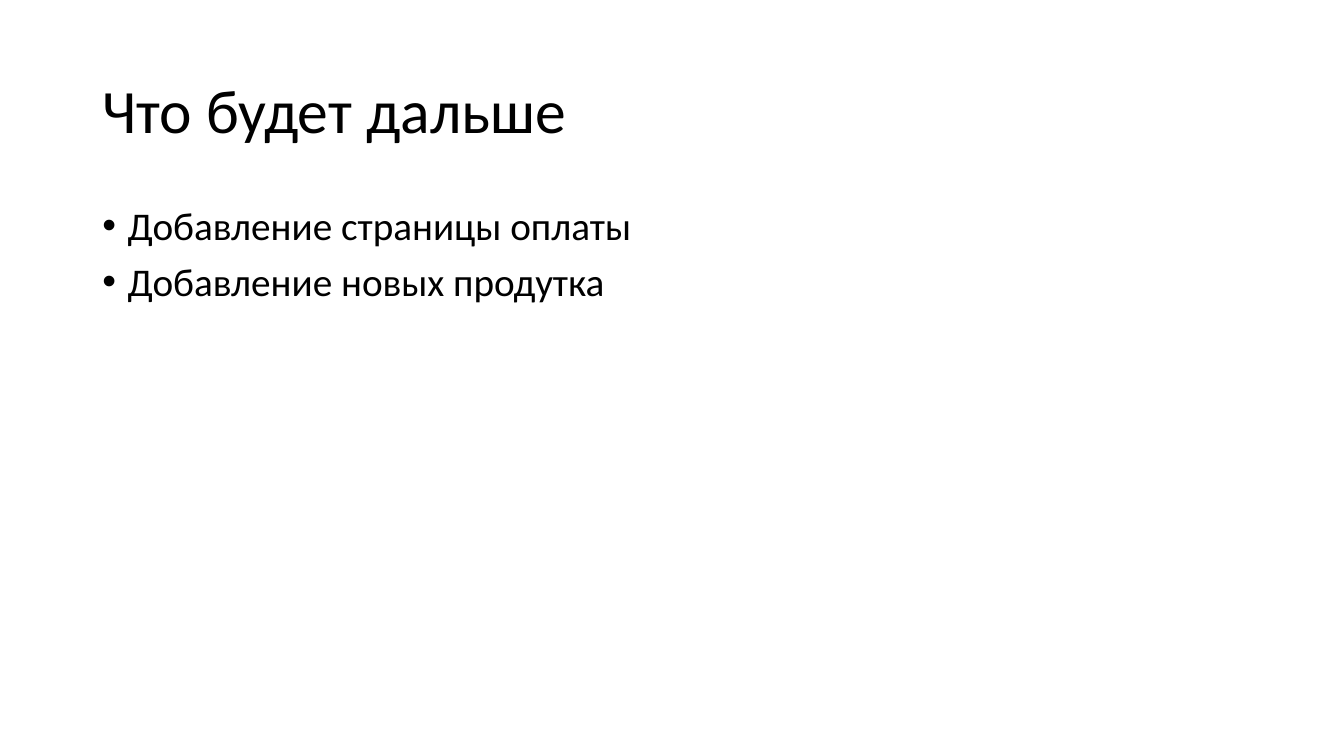
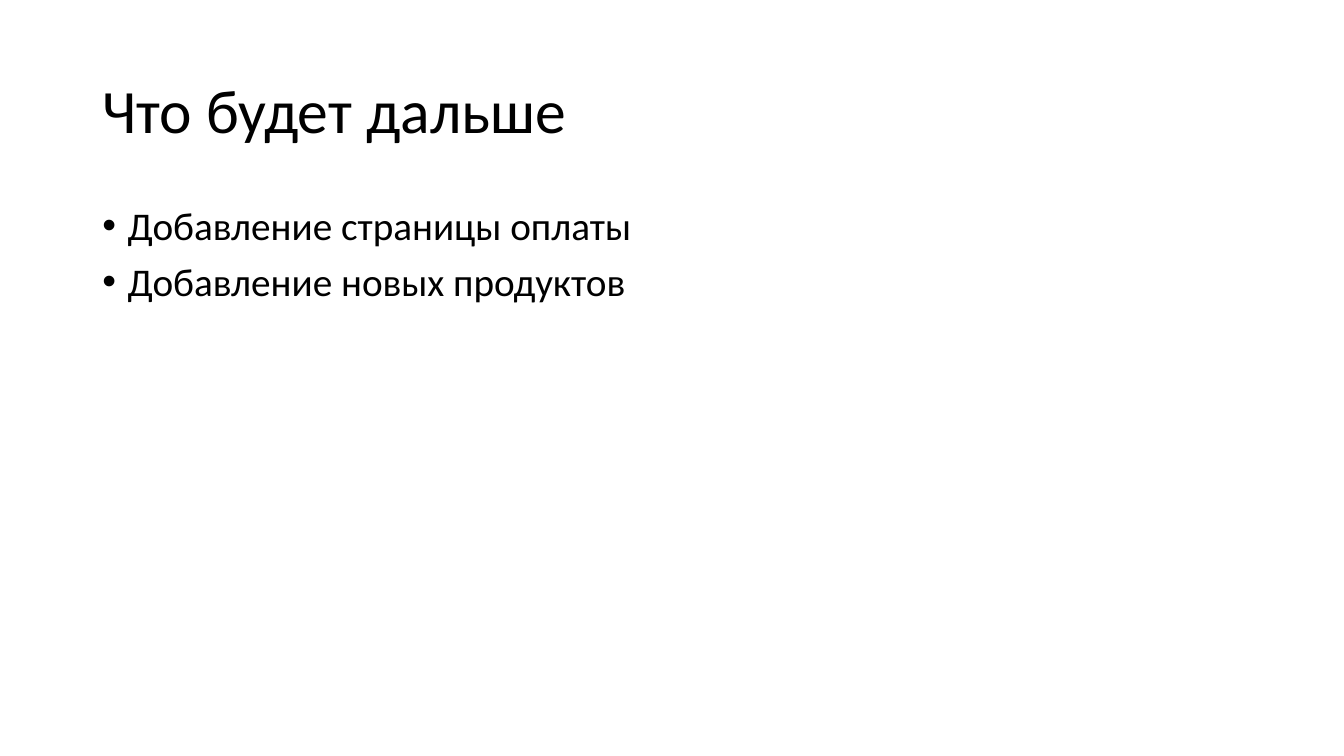
Before and after one commit to lycayan18/Zamkadishi_Marketplace, a slide deck: slide 8 of docs/Vodorod Store.pptx. Drawn at 1344x756 pixels with LibreOffice and Linux fonts; fonts in the diff are those of the drawing. Boxes give left, top, right and bottom in pixels: in the first picture for what was removed or moved away, otherwise in the second. Text is boxed around its words. In the diff, an @@ line names an element or a change of style, - is before the commit and + after.

```diff
--- a/docs/Vodorod Store.pptx
+++ b/docs/Vodorod Store.pptx
@@ text at (x1=128, y1=269, x2=625, y2=303): text changed @@
-• Добавление новых продутка
+• Добавление новых продуктов
```
Also in this commit, not shown: 5 other slides changed, 1 slide added, 1 slide removed.
